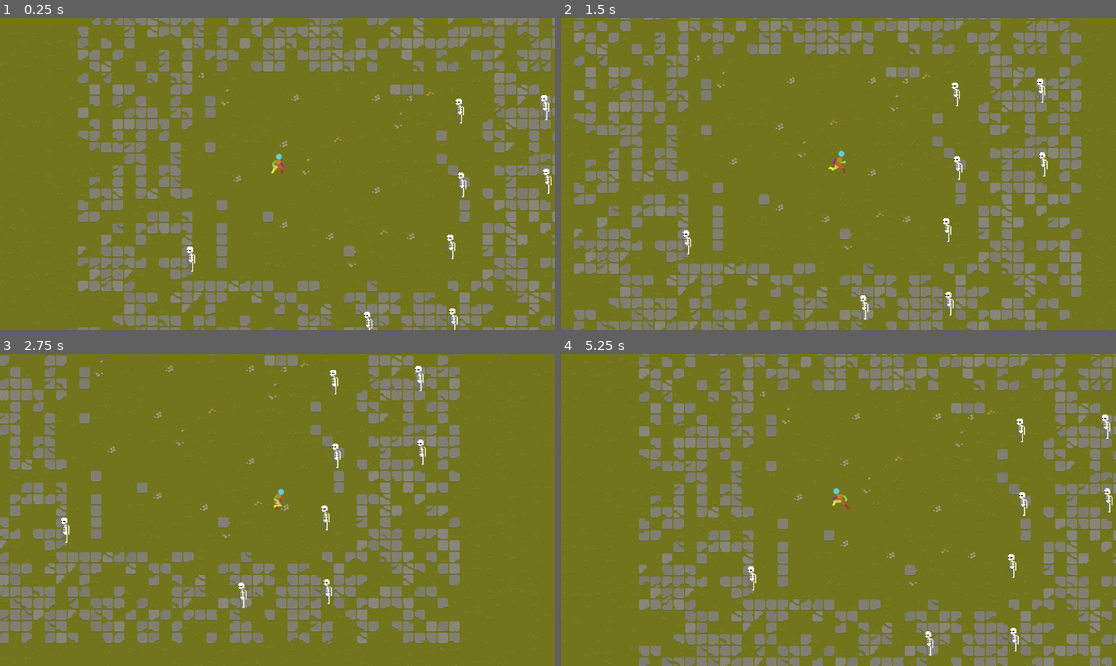
Above: before the commit, frames 1-4 (two rows, left to right).
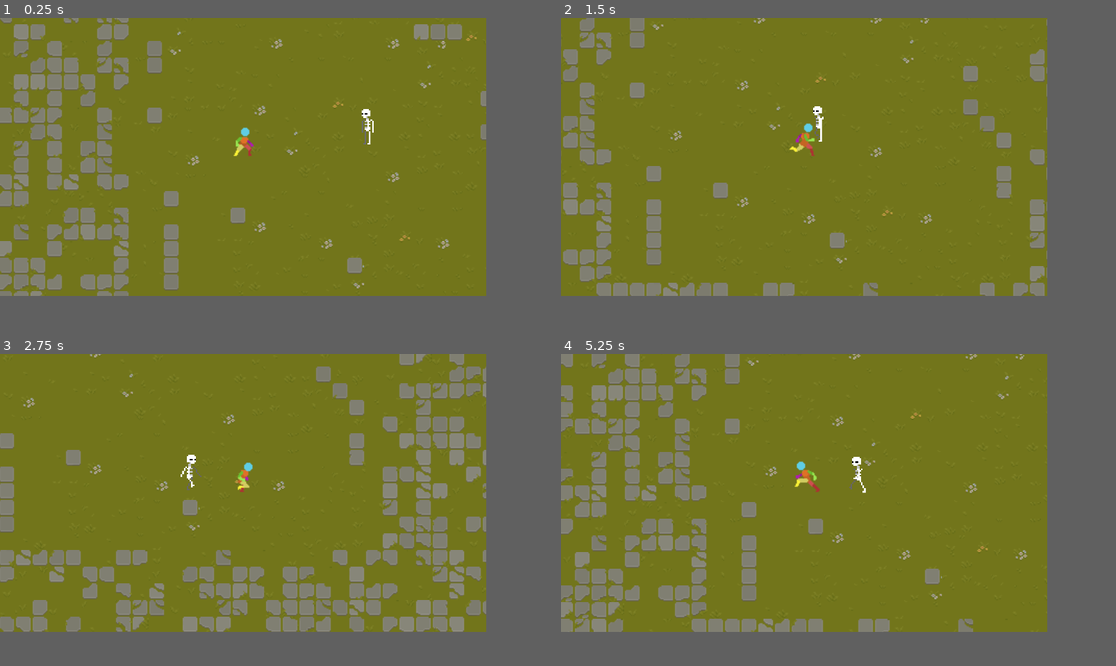
Above: after the commit, the same moments.

Repository: bluedec/GrassHops
Game: Godot game, scene res://scenes/spots/first_spot.tscn
The game is run twice, just before and just after one commit, with the same random seed, the same clock (stepped at 60 frames per second) and the same inputs. Before the commit the project has no main scene; this scene is started directly in both runs.
Inputs:
- Up to frame 1 (0.25 s): no input
- Up to frame 2 (1.5 s): hold D (right) 0.53-1.28 s; hold S (down) from 1.28 s (still down)
- Up to frame 3 (2.75 s): release S (down) at 2.03 s; hold D (right) from 2.03 s (still down)
- Up to frame 4 (5.25 s): release D (right) at 2.78 s; hold W (up) 2.78-3.53 s; hold A (left) 3.53-5.03 s; hold S (down) from 5.03 s (still down)
The window is 799x449 before the commit and 700x400 after it. Grey fills any space a smaller window leaves; there, only what the larger window draws over its background counts as a difference.

The runs differ from the first frame. In frame 1, 30% of the frame differs, in the area x 0-100%, y 0-100%; in frame 2, 29%; in frame 3, 26%; in frame 4, 31%.

Commit message:
lo que hiciste en mi casa

Diff:
--- a/project.godot
+++ b/project.godot
@@ -11,8 +11,14 @@
 [application]
 
 config/name="Game"
+run/main_scene="res://scenes/spots/first_spot.tscn"
 config/features=PackedStringArray("4.1", "Forward Plus")
 config/icon="res://icon.svg"
+
+[display]
+
+window/size/viewport_width=700
+window/size/viewport_height=400
 
 [input]
 
--- a/scenes/Johnson/johnson.tscn
+++ b/scenes/Johnson/johnson.tscn
@@ -3,9 +3,6 @@
 [ext_resource type="Script" path="res://scripts/johnson.gd" id="1_cdrqd"]
 [ext_resource type="Texture2D" uid="uid://bwqmrm52uwk7x" path="res://assets/AssetPack-V1/Sprite Sheets/Character Idle 48x48.png" id="2_3jwmq"]
 [ext_resource type="Texture2D" uid="uid://e4qpmi17xtto" path="res://assets/AssetPack-V1/Sprite Sheets/run cycle 48x48.png" id="3_ht6pa"]
-
-[sub_resource type="CapsuleShape2D" id="CapsuleShape2D_4axwx"]
-radius = 9.0
 
 [sub_resource type="RectangleShape2D" id="RectangleShape2D_upnfd"]
 size = Vector2(17.5, 6.5)
@@ -157,18 +154,19 @@
 "speed": 7.0
 }]
 
+[sub_resource type="CapsuleShape2D" id="CapsuleShape2D_4axwx"]
+radius = 9.0
+
 [node name="Johnson" type="CharacterBody2D"]
 light_mask = 3
 visibility_layer = 3
 collision_layer = 3
+collision_mask = 3
 script = ExtResource("1_cdrqd")
 
 [node name="Area2D" type="Area2D" parent="."]
 collision_layer = 3
-
-[node name="CollisionShape2D" type="CollisionShape2D" parent="Area2D"]
-position = Vector2(0, -16)
-shape = SubResource("CapsuleShape2D_4axwx")
+collision_mask = 3
 
 [node name="CollisionShape2D2" type="CollisionShape2D" parent="Area2D"]
 position = Vector2(-0.25, -4.25)
@@ -187,3 +185,7 @@
 
 [node name="Camera2D" type="Camera2D" parent="."]
 zoom = Vector2(1.5, 1.5)
+
+[node name="CollisionShape2D" type="CollisionShape2D" parent="."]
+position = Vector2(0, -16)
+shape = SubResource("CapsuleShape2D_4axwx")
--- a/scenes/enemies/enemy_skelly.tscn
+++ b/scenes/enemies/enemy_skelly.tscn
@@ -166,7 +166,7 @@
 radius = 519.353
 
 [sub_resource type="RectangleShape2D" id="RectangleShape2D_5uyg1"]
-size = Vector2(70.9463, 244)
+size = Vector2(69.8656, 167.677)
 
 [node name="enemy_skelly" type="CharacterBody2D"]
 position = Vector2(-1, -18)
@@ -179,17 +179,20 @@
 speed_scale = 0.7
 
 [node name="detection_area" type="Area2D" parent="."]
-collision_layer = 2
+collision_layer = 3
 collision_mask = 2
 
 [node name="CollisionShape2D" type="CollisionShape2D" parent="detection_area"]
+light_mask = 3
+visibility_layer = 3
 position = Vector2(3.5, 0.25)
 shape = SubResource("CircleShape2D_s0att")
 
 [node name="CollisionShape2D" type="CollisionShape2D" parent="."]
 light_mask = 3
 visibility_layer = 3
-position = Vector2(7.52687, -0.999992)
+position = Vector2(6.98654, 0)
+scale = Vector2(1, 1)
 shape = SubResource("RectangleShape2D_5uyg1")
 
 [connection signal="body_entered" from="detection_area" to="." method="_on_detection_area_body_entered"]
--- a/scenes/spots/first_spot.tscn
+++ b/scenes/spots/first_spot.tscn
@@ -273,30 +273,8 @@
 format = 2
 layer_0/tile_data = PackedInt32Array(-393226, 655360, 11, -327690, 524288, 3, -262154, 0, 4, -196618, 0, 1, -131082, 0, …(85754 unchanged characters)…
 
+[node name="enemy_skelly" parent="." instance=ExtResource("3_0ph3e")]
+position = Vector2(67, 18)
+
 [node name="Johnson" parent="." instance=ExtResource("2_5oms1")]
-visibility_layer = 1
-position = Vector2(-43, 44)
-
-[node name="enemy_skelly" parent="." instance=ExtResource("3_0ph3e")]
-position = Vector2(208, -43)
-
-[node name="enemy_skelly2" parent="." instance=ExtResource("3_0ph3e")]
-position = Vector2(211, 59)
-
-[node name="enemy_skelly3" parent="." instance=ExtResource("3_0ph3e")]
-position = Vector2(326, -48)
-
-[node name="enemy_skelly4" parent="." instance=ExtResource("3_0ph3e")]
-position = Vector2(329, 54)
-
-[node name="enemy_skelly5" parent="." instance=ExtResource("3_0ph3e")]
-position = Vector2(-164, 162)
-
-[node name="enemy_skelly6" parent="." instance=ExtResource("3_0ph3e")]
-position = Vector2(81, 252)
-
-[node name="enemy_skelly7" parent="." instance=ExtResource("3_0ph3e")]
-position = Vector2(196, 145)
-
-[node name="enemy_skelly8" parent="." instance=ExtResource("3_0ph3e")]
-position = Vector2(199, 247)
+position = Vector2(-51, 47)
--- a/scripts/enemy_skelly.gd
+++ b/scripts/enemy_skelly.gd
@@ -1,21 +1,23 @@
 extends CharacterBody2D
 
 @onready var anim = $AnimatedSprite2D
-var speed = 30
+@onready var player = null
+var speed = 39
 var is_player_in_radius = false
-var player = null
 
 func _physics_process(delta):
 	if is_player_in_radius:
 		position += (player.position - position) / speed
+		anim.flip_h = (player.position.x > position.x)
 		anim.play("walk")
 	else:
 		anim.play("idle")
 
 
 func _on_detection_area_body_entered(body):
+	print("Something is in radius")
 	player = body
-	print("Something is in radius")
+	print(player)
 	is_player_in_radius = true
 
 
